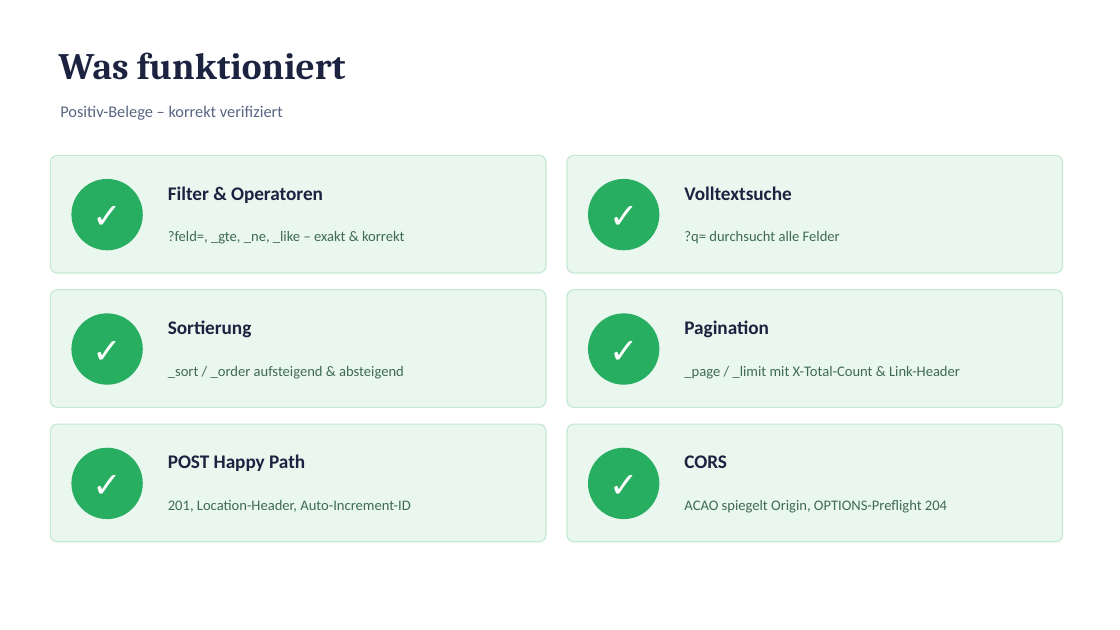
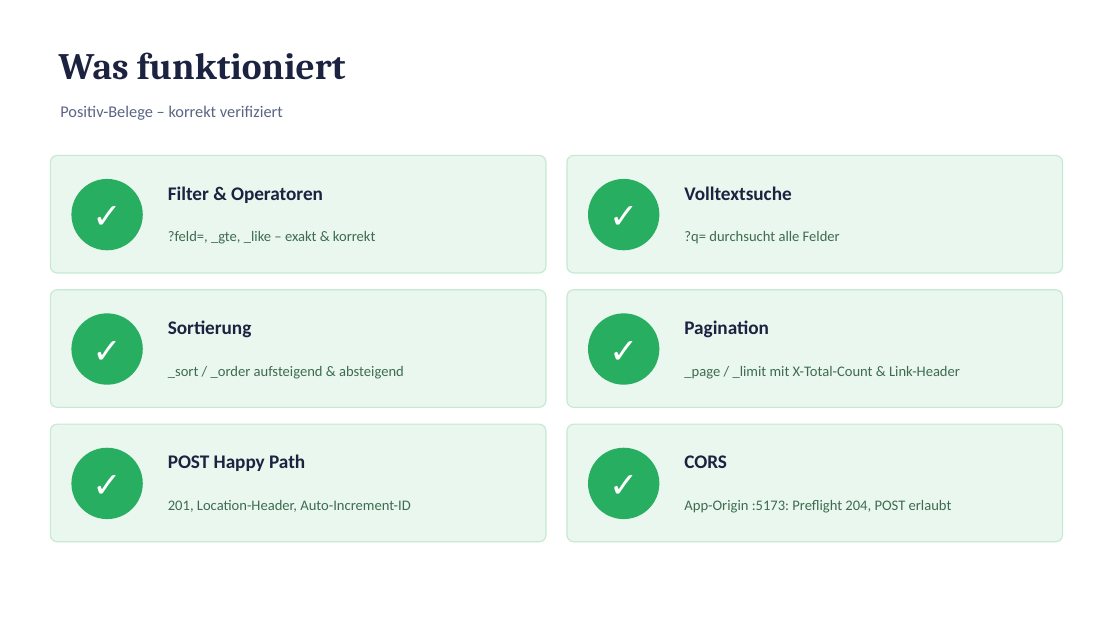
Before and after one commit to emrebaser94/edgital, a slide deck: slide 8 of api-tests/road-overview-api-findings.pptx. Drawn at 1120x630 pixels with LibreOffice and Linux fonts; fonts in the diff are those of the drawing. Boxes give left, top, right and bottom in pixels: in the first picture for what was removed or moved away, otherwise in the second. Text is boxed around its words. In the diff, an @@ line names an element or a change of style, - is before the commit and + after.

```diff
--- a/api-tests/road-overview-api-findings.pptx
+++ b/api-tests/road-overview-api-findings.pptx
@@ text at [168,231,375,244]: text changed @@
-?feld=, _gte, _ne, _like – exakt & korrekt
+?feld=, _gte, _like – exakt & korrekt
@@ text at [684,500,952,513]: text changed @@
-ACAO spiegelt Origin, OPTIONS-Preflight 204
+App-Origin :5173: Preflight 204, POST erlaubt
```
Also in this commit, not shown: 8 other slides changed, 3 other files.
